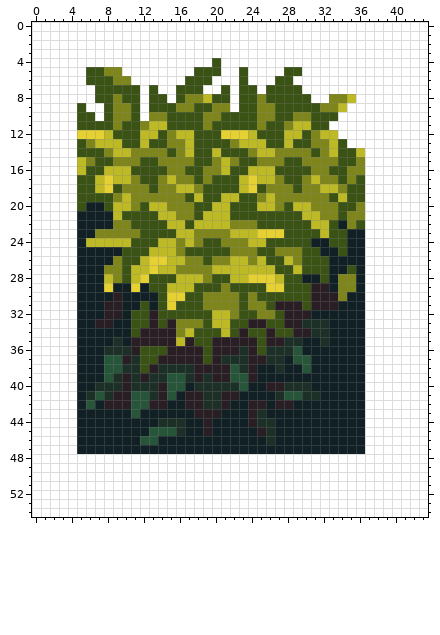
One commit to this pixel-art sprite: assets/map/ground2.png. Above, as it was before the edit.
The file is 44x55 pixels.
After:
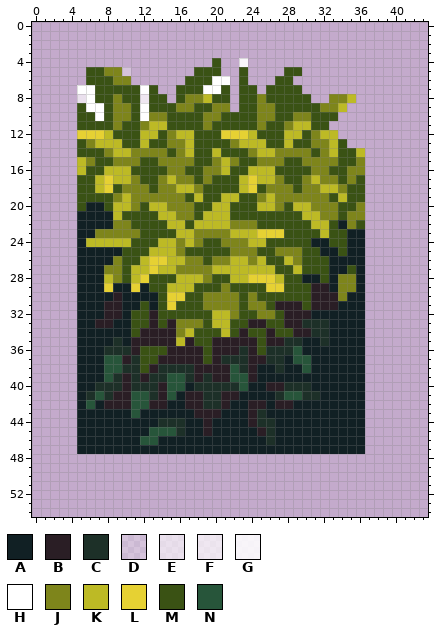
Palette (. is transparent): A #112024  B #2a1e25  C #1d3028  D #ffffff4b  E #ffffffa3  F #ffffffb8  G #ffffffe1  H #ffffff  J #7e851b  K #bdba25  L #e6d133  M #3a5214  N #27553a
The exact change:
y 0..3: x 0..43 HHHHHHHHHHHHHHHHHHHHHHHHHHHHHHHHHHHHHHHHHHHH -> ............................................
y 4: x 0..19 HHHHHHHHHHHHHHHHHHHH -> ....................; x 21..43 HHHHHHHHHHHHHHHHHHHHHHH -> ..G....................
y 5: x 0..5 HHHHHH -> ......; x 10..17 HHHHHHHH -> D.......; x 21..22 HH -> ..; x 24..27 HHHH -> ....; x 30..43 HHHHHHHHHHHHHH -> ..............
y 6: x 0..5 HHHHHH -> ......; x 11..16 HHHHHH -> ......; x 22 H -> .; x 24..26 HHH -> ...; x 29..43 HHHHHHHHHHHHHHH -> ...............
y 7: x 0..4 HHHHH -> .....; x 14..15 HH -> ..; x 22 H -> .; x 25 H -> .; x 30..43 HHHHHHHHHHHHHH -> ..............
y 8: x 0..5 HHHHHH -> .....E; x 12 H -> F; x 15 H -> .; x 22 H -> .; x 31..32 HH -> ..; x 36..43 HHHHHHHH -> ........
y 9: x 0..4 HHHHH -> .....; x 22 H -> .; x 35..43 HHHHHHHHH -> .........
y 10: x 0..4 HHHHH -> .....; x 34..43 HHHHHHHHHH -> ..........
y 11: x 0..4 HHHHH -> .....; x 33..43 HHHHHHHHHHH -> ...........
y 12: x 0..4 HHHHH -> .....; x 34..43 HHHHHHHHHH -> ..........
y 13: x 0..4 HHHHH -> .....; x 35..43 HHHHHHHHH -> .........
y 14..47: x 0..4 HHHHH -> .....; x 37..43 HHHHHHH -> .......
y 48..54: x 0..43 HHHHHHHHHHHHHHHHHHHHHHHHHHHHHHHHHHHHHHHHHHHH -> ............................................
Boxes around the changes in both pictures, in picture pixels (x1, y1, x2, y2):
changed: (32, 22, 428, 517)
